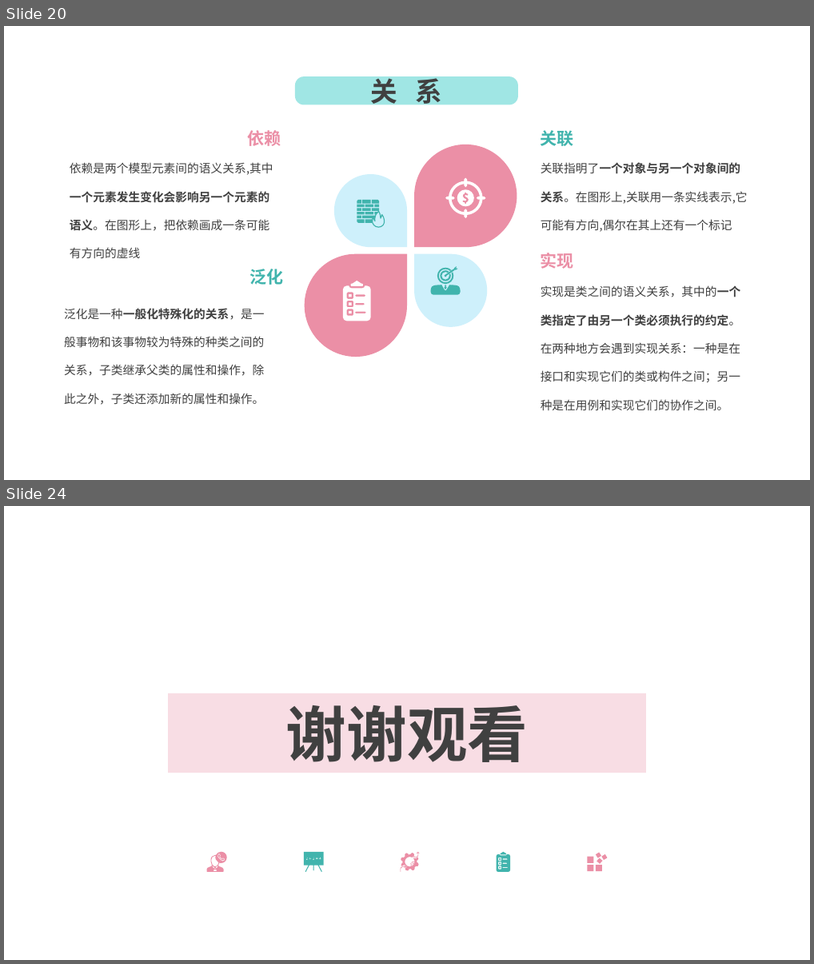
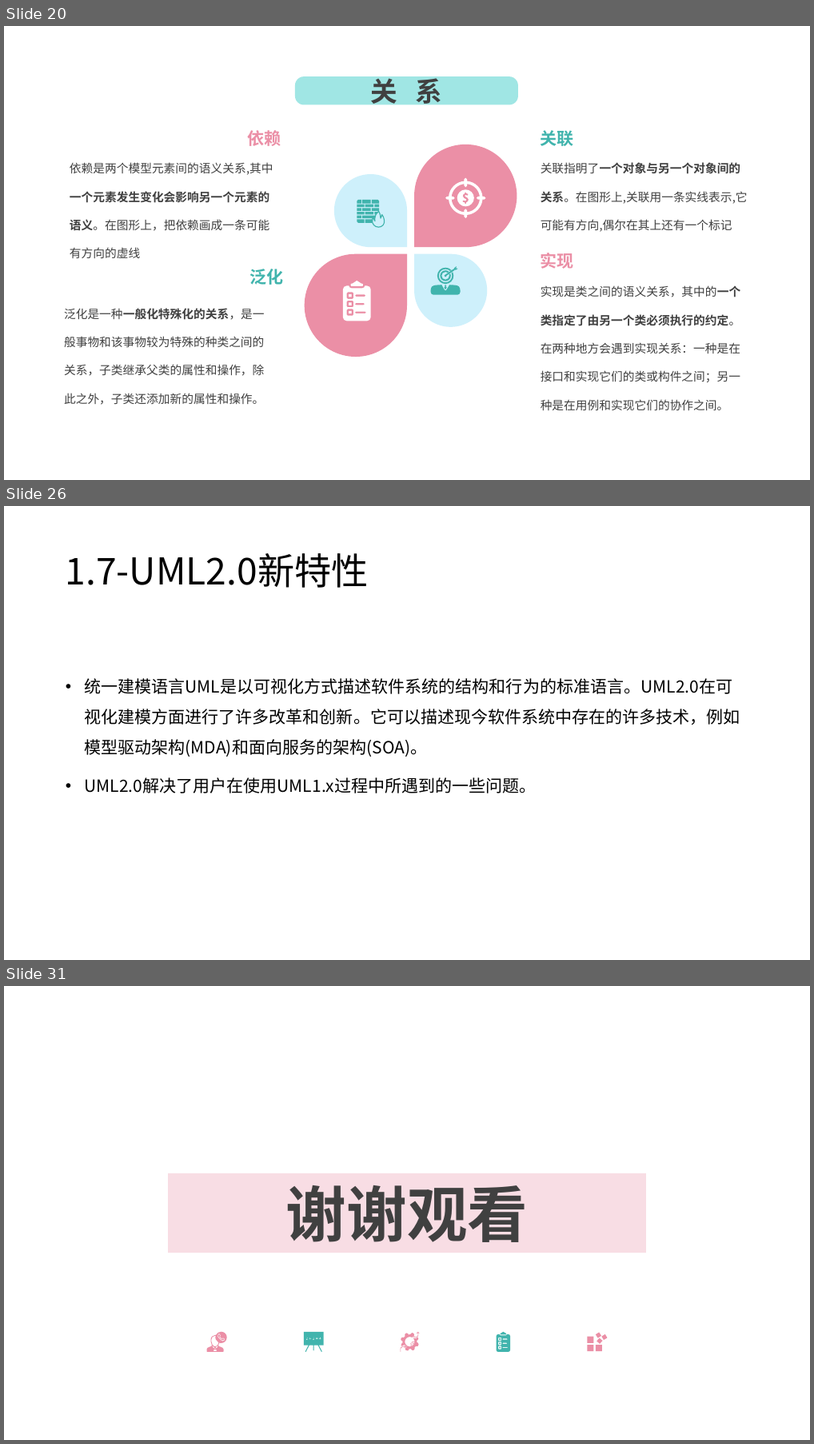
Before and after one commit to lenovo-wu/G016ZUCC-SRA2022, a slide deck: 翻转课堂/翻转课堂.pptx. Shown one above the other, each under a label of ours: slides 20 and 24 before the commit, slides 20, 26 and 31 after it; the slides between them are not shown. The pictures are 814x964 and 814x1444 pixels, drawn with LibreOffice and Linux fonts; fonts in the diff are those of the drawing; background and template pictures are left out. Boxes give left, top, right and bottom in pixels: in the first picture for what was removed or moved away, otherwise in the second. Text is boxed around its words. In the diff, an @@ line names an element or a change of style, - is before the commit and + after.

```diff
--- a/翻转课堂/翻转课堂.pptx
+++ b/翻转课堂/翻转课堂.pptx
@@ slide 26 added at bbox=[4, 506, 810, 960], background picture (left out) @@
@@ title added at bbox=[66, 553, 369, 588], 44 pt, text #000000 @@
+1.7-UML2.0新特性
@@ text added at bbox=[84, 678, 740, 793], 20 pt, text #000000 @@
+• 统一建模语言UML是以可视化方式描述软件系统的结构和行为的标准语言。UML2.0在可视化建模方面进行了许多改革和创新。它可以描述现今软件系统中存在的许多技术，例如模型驱动架构(MDA)和面向服务的架构(SOA)。
+• UML2.0解决了用户在使用UML1.x过程中所遇到的一些问题。
@@ what was slide 24 is now slide 31 @@
```
Also in this commit, not shown: 6 other slides added.
